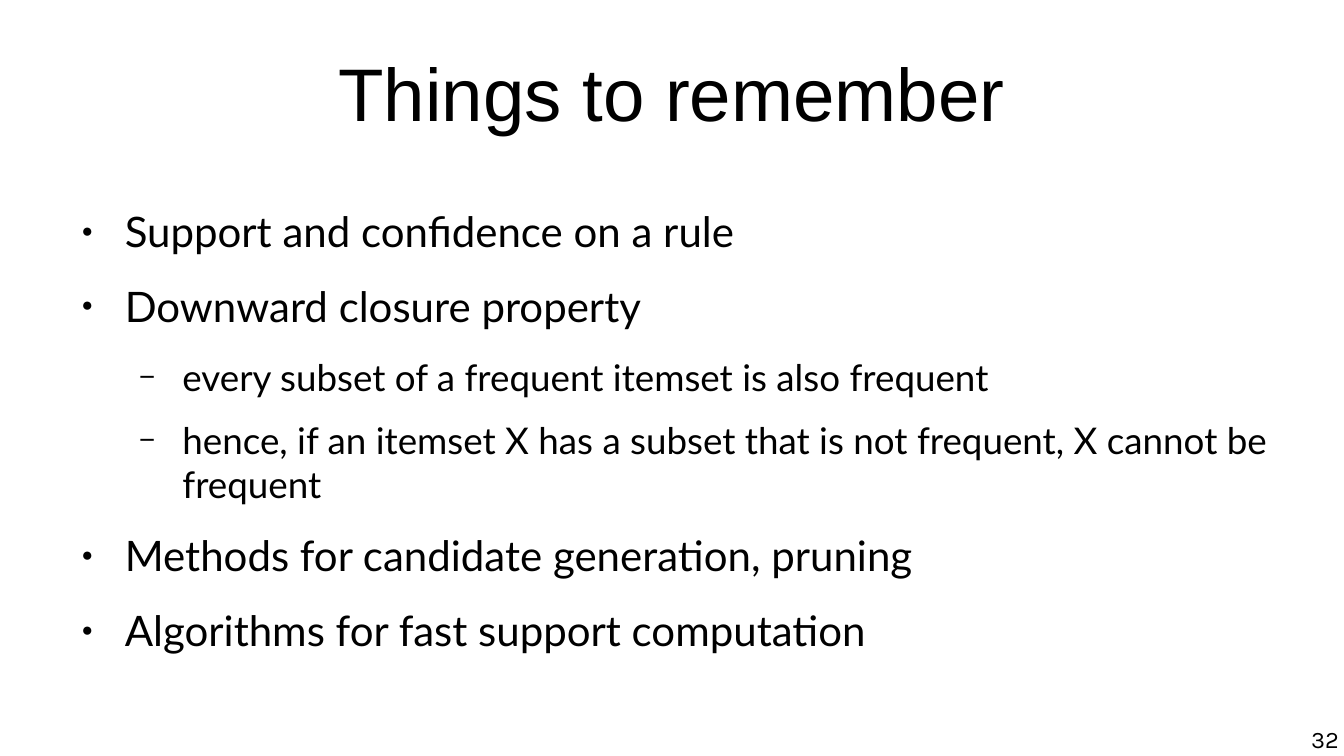
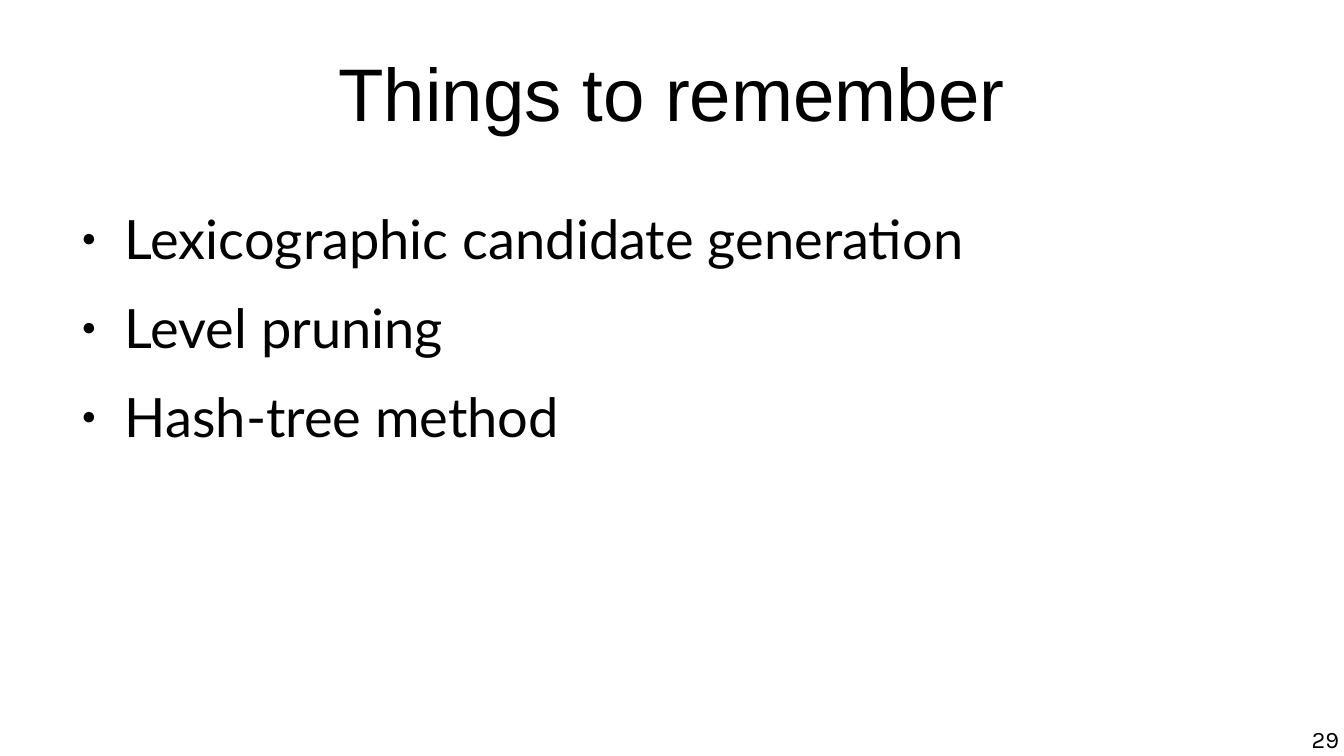
Before and after one commit to chatox/data-mining-course, a slide deck: slide 29 of theory/odp/tt14_improved_rules_mining.odp (slide 32 before the commit). Drawn at 1344x756 pixels with LibreOffice and Linux fonts; fonts in the diff are those of the drawing. Boxes give left, top, right and bottom in pixels: in the first picture for what was removed or moved away, otherwise in the second. Text is boxed around its words. In the diff, an @@ line names an element or a change of style, - is before the commit and + after.

```diff
--- a/theory/odp/tt14_improved_rules_mining.odp
+++ b/theory/odp/tt14_improved_rules_mining.odp
@@ text at (x1=125, y1=219, x2=963, y2=438): text changed; size 24.8 to 32 pt @@
-● Support and confidence on a rule
-● Downward closure property
-  − every subset of a frequent itemset is also frequent
-  − hence, if an itemset X has a subset that is not frequent, X cannot be frequent
-● Methods for candidate generation, pruning
-● Algorithms for fast support computation
+● Lexicographic candidate generation
+● Level pruning
+● Hash-tree method
@@ page number at (x1=1312, y1=733, x2=1340, y2=749): text changed @@
-32
+29
```
Also in this commit, not shown: 10 other slides changed, 2 slides added, 6 other files.
